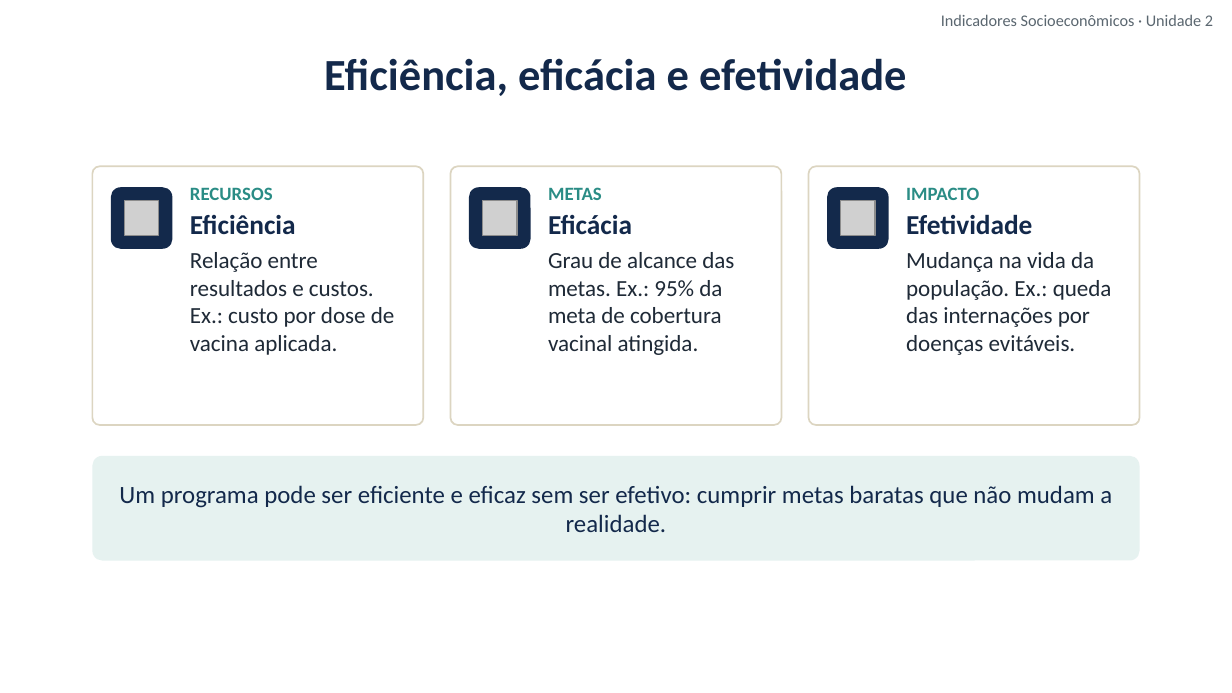
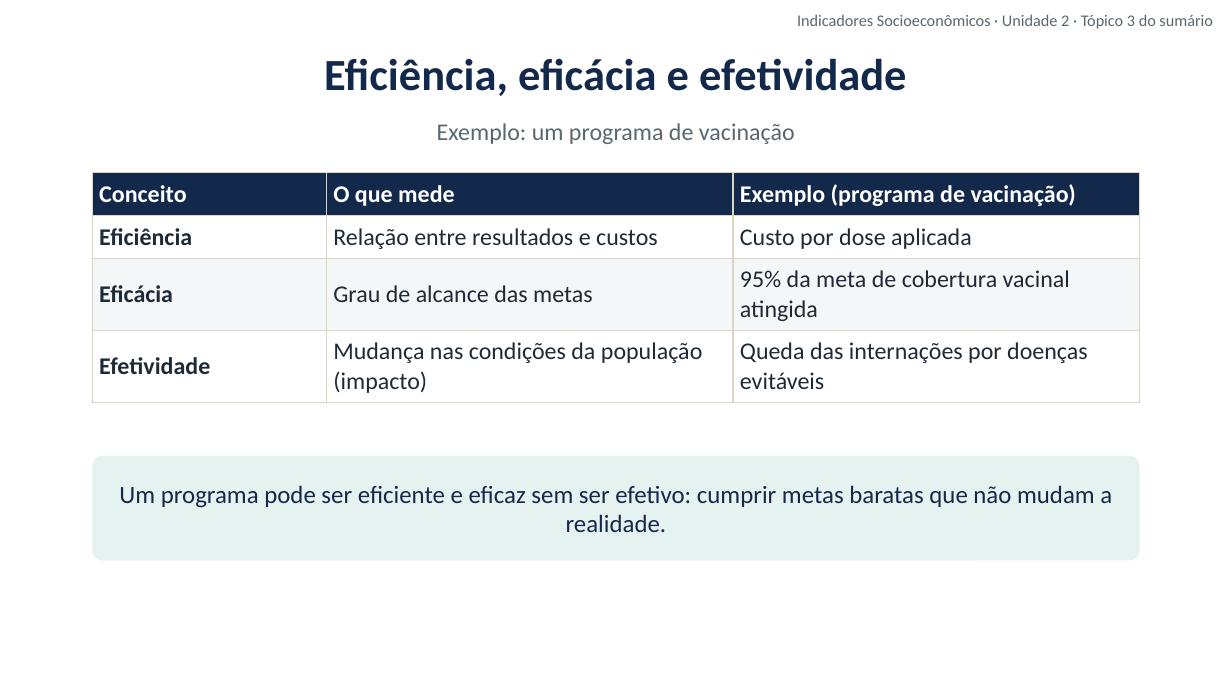
Before and after one commit to cleitonfranco74/gestao_publica, a slide deck: slide 5 of disciplina-08-indicadores-socioeconomicos/materiais/02_Unidade_2_Indicadores_e_Diagnosticos.pptx. Drawn at 1232x693 pixels with LibreOffice and Linux fonts; fonts in the diff are those of the drawing; grey boxes stand for pictures; background and template pictures are left out. Boxes give left, top, right and bottom in pixels: in the first picture for what was removed or moved away, otherwise in the second. Text is boxed around its words. In the diff, an @@ line names an element or a change of style, - is before the commit and + after.

```diff
--- a/disciplina-08-indicadores-socioeconomicos/materiais/02_Unidade_2_Indicadores_e_Diagnosticos.pptx
+++ b/disciplina-08-indicadores-socioeconomicos/materiais/02_Unidade_2_Indicadores_e_Diagnosticos.pptx
@@ text at (797,14,1213,29): text changed @@
-Indicadores Socioeconômicos · Unidade 2
+Indicadores Socioeconômicos · Unidade 2 · Tópico 3 do sumário
@@ text added at (437,123,795,144), 14 pt, text #5B6770 @@
+Exemplo: um programa de vacinação
@@ rounded rectangle removed at (92,166,424,425) @@
@@ table added at (92,172,1140,397), 4 rows, 3 columns @@
+Conceito | O que mede | Exemplo (programa de vacinação)
+Eficiência | Relação entre resultados e custos | Custo por dose aplicada
+Eficácia | Grau de alcance das metas | 95% da meta de cobertura vacinal atingida
+Efetividade | Mudança nas condições da população (impacto) | Queda das internações por doenças evitáveis
@@ rounded rectangle removed at (451,166,782,425) @@
@@ rounded rectangle removed at (808,166,1140,425) @@
@@ rounded rectangle removed at (111,187,172,249) @@
@@ picture removed at (124,201,159,235) @@
@@ text removed at (190,187,395,355) @@
-RECURSOS
-Eficiência
-Relação entre resultados e custos. Ex.: custo por dose de vacina aplicada.
@@ rounded rectangle removed at (469,187,531,249) @@
@@ picture removed at (483,201,517,235) @@
@@ text removed at (548,187,734,355) @@
-METAS
-Eficácia
-Grau de alcance das metas. Ex.: 95% da meta de cobertura vacinal atingida.
@@ rounded rectangle removed at (827,187,888,249) @@
@@ picture removed at (840,201,875,235) @@
@@ text removed at (906,187,1112,355) @@
-IMPACTO
-Efetividade
-Mudança na vida da população. Ex.: queda das internações por doenças evitáveis.
```
Also in this commit, not shown: 13 other slides changed, 1 slide added, 8 other files.
